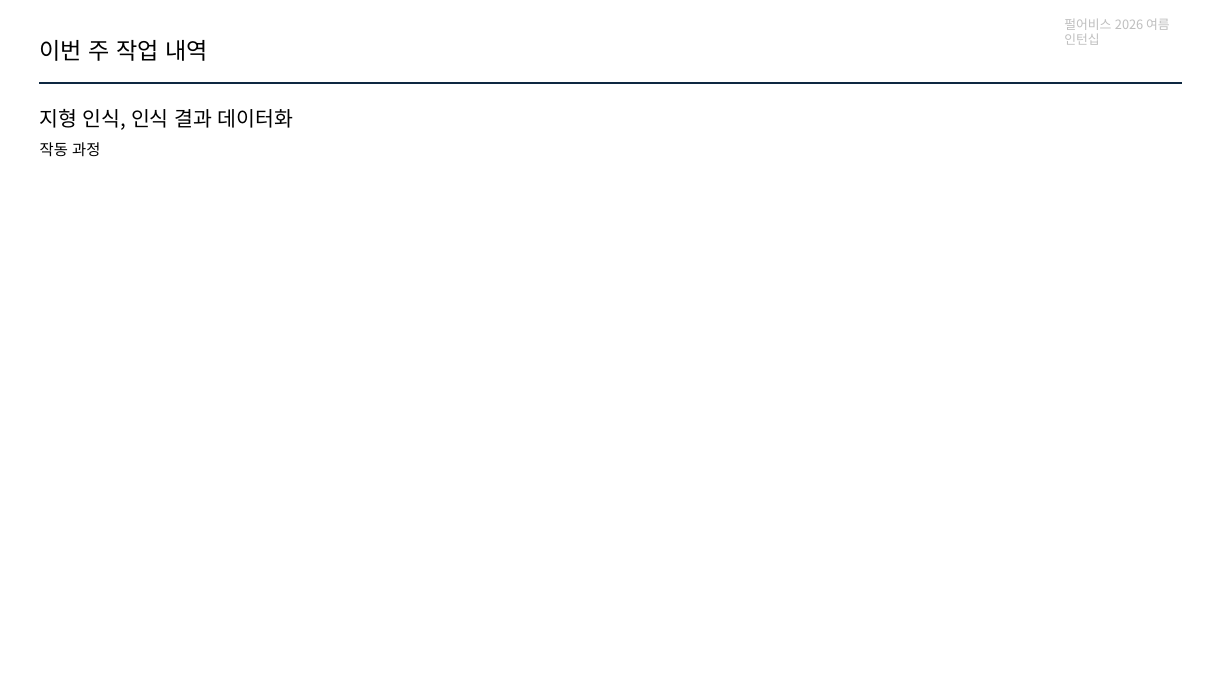
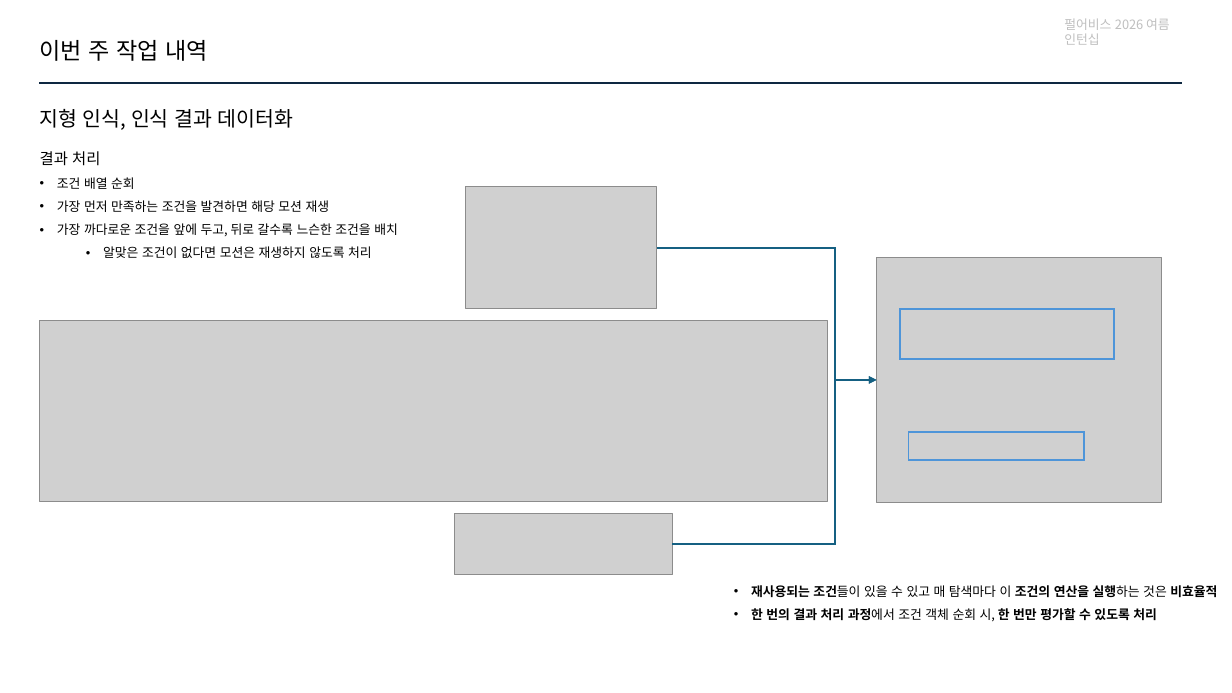
Before and after one commit to jhk0701/PA26-Character-Animation-Parkour, a slide deck: slide 7 of PPT/week6.pptx. Drawn at 1232x693 pixels with LibreOffice and Linux fonts; fonts in the diff are those of the drawing; grey boxes stand for pictures. Boxes give left, top, right and bottom in pixels: in the first picture for what was removed or moved away, otherwise in the second. Text is boxed around its words. In the diff, an @@ line names an element or a change of style, - is before the commit and + after.

```diff
--- a/PPT/week6.pptx
+++ b/PPT/week6.pptx
@@ text at [40, 151, 398, 258]: text changed; size 12 to 10 pt @@
-작동 과정
+결과 처리
+• 조건 배열 순회
+• 가장 먼저 만족하는 조건을 발견하면 해당 모션 재생
+• 가장 까다로운 조건을 앞에 두고, 뒤로 갈수록 느슨한 조건을 배치
+  • 알맞은 조건이 없다면 모션은 재생하지 않도록 처리
@@ picture added at [466, 187, 657, 310] @@
@@ elbow arrow added from (657, 248) to (877, 380), #156082 1.5 pt @@
@@ picture added at [877, 258, 1163, 503] @@
@@ picture added at [39, 321, 827, 501] @@
@@ rectangle added at [900, 309, 1115, 359], outline #4E95D9 1.5 pt @@
@@ elbow arrow added from (673, 544) to (877, 380), #156082 1.5 pt @@
@@ rectangle added at [909, 433, 1084, 460], outline #4E95D9 1.5 pt @@
@@ picture added at [455, 514, 673, 575] @@
@@ text added at [751, 585, 1217, 622], 10 pt, text #000000, bold @@
+• 재사용되는 조건들이 있을 수 있고 매 탐색마다 이 조건의 연산을 실행하는 것은 비효율적
+• 한 번의 결과 처리 과정에서 조건 객체 순회 시, 한 번만 평가할 수 있도록 처리
```
Also in this commit, not shown: 11 other slides changed, 1 slide added, 1 slide removed, 11 other files.
